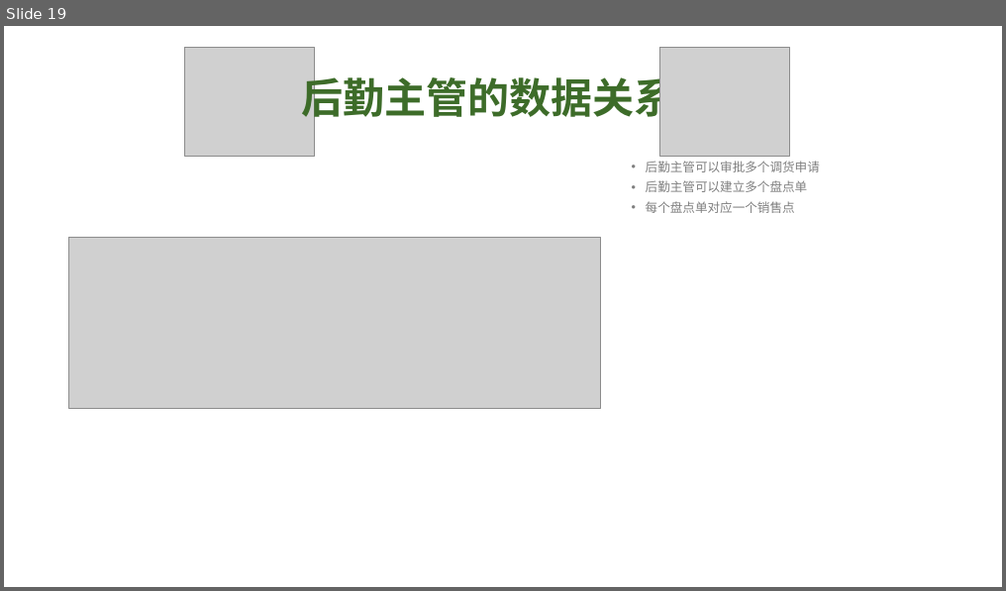
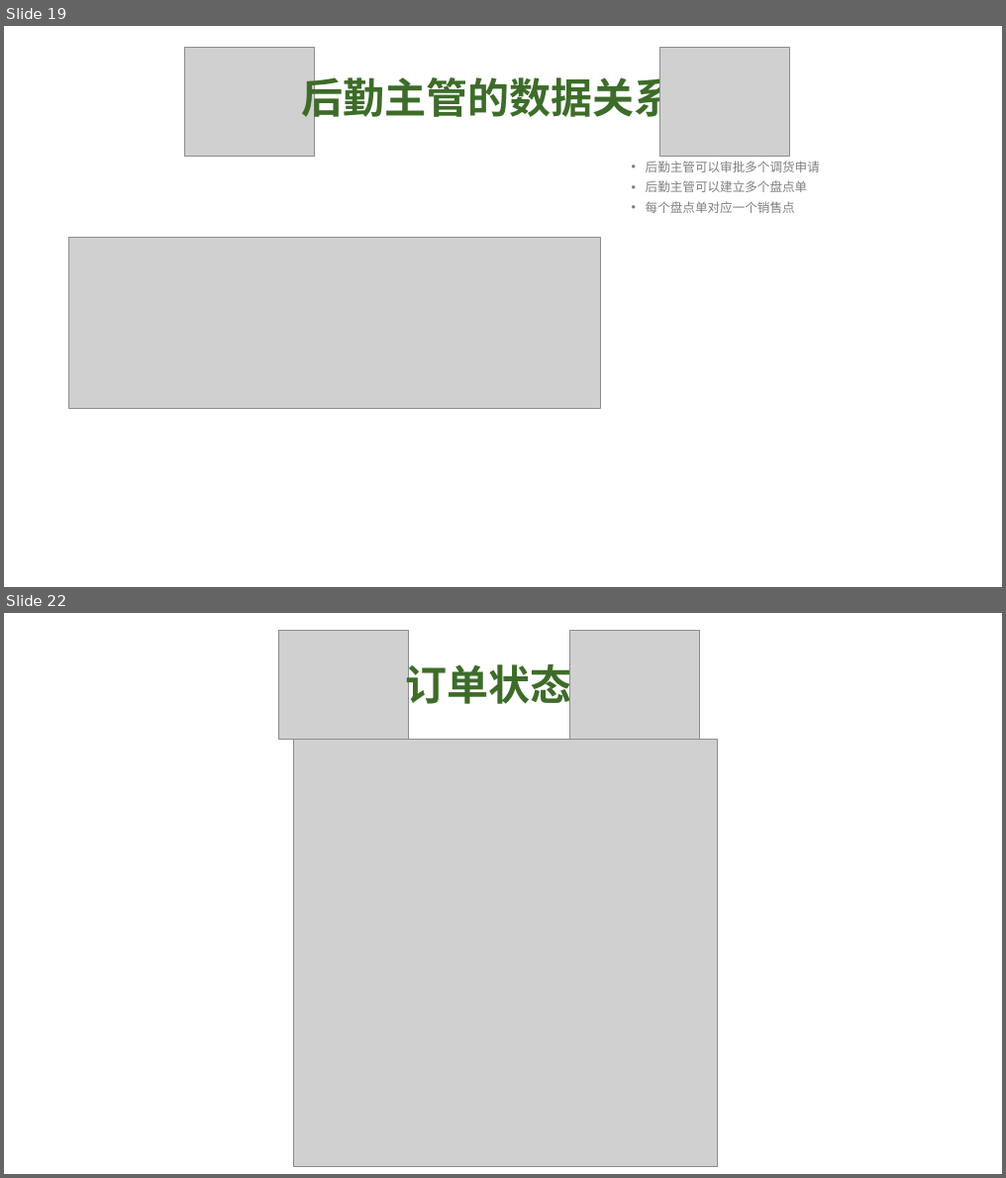
Before and after one commit to QM-Developers/store_v1.1.1, a slide deck: 需求分析/演示文稿1.pptx. Shown one above the other, each under a label of ours: slide 19 before the commit, slides 19 and 22 after it; the slides between them are not shown. The pictures are 1006x591 and 1006x1178 pixels, drawn with LibreOffice and Linux fonts; fonts in the diff are those of the drawing; grey boxes stand for pictures; background and template pictures are left out. Boxes give left, top, right and bottom in pixels: in the first picture for what was removed or moved away, otherwise in the second. Text is boxed around its words. In the diff, an @@ line names an element or a change of style, - is before the commit and + after.

```diff
--- a/需求分析/演示文稿1.pptx
+++ b/需求分析/演示文稿1.pptx
@@ slide 22 added at (x1=4, y1=613, x2=1002, y2=1174), background picture (left out) @@
@@ picture added at (x1=279, y1=630, x2=408, y2=739) @@
@@ picture added at (x1=570, y1=630, x2=699, y2=739) @@
@@ text added at (x1=406, y1=659, x2=572, y2=711), 40 pt, text #3D6C29, bold @@
+订单状态
@@ picture added at (x1=294, y1=739, x2=718, y2=1167) @@
```
Also in this commit, not shown: 2 slides changed, 2 other slides added, 36 other files.
